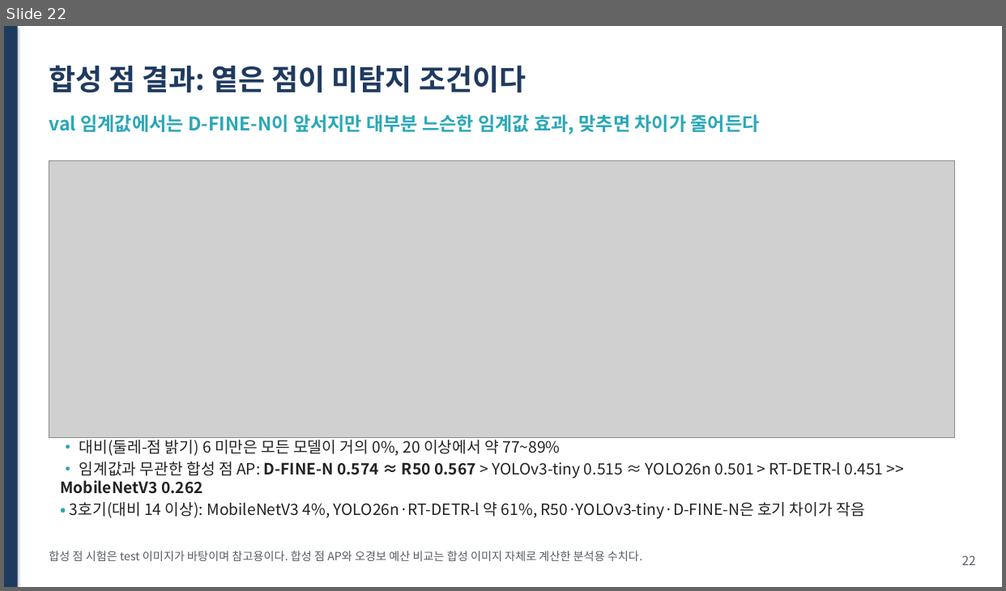
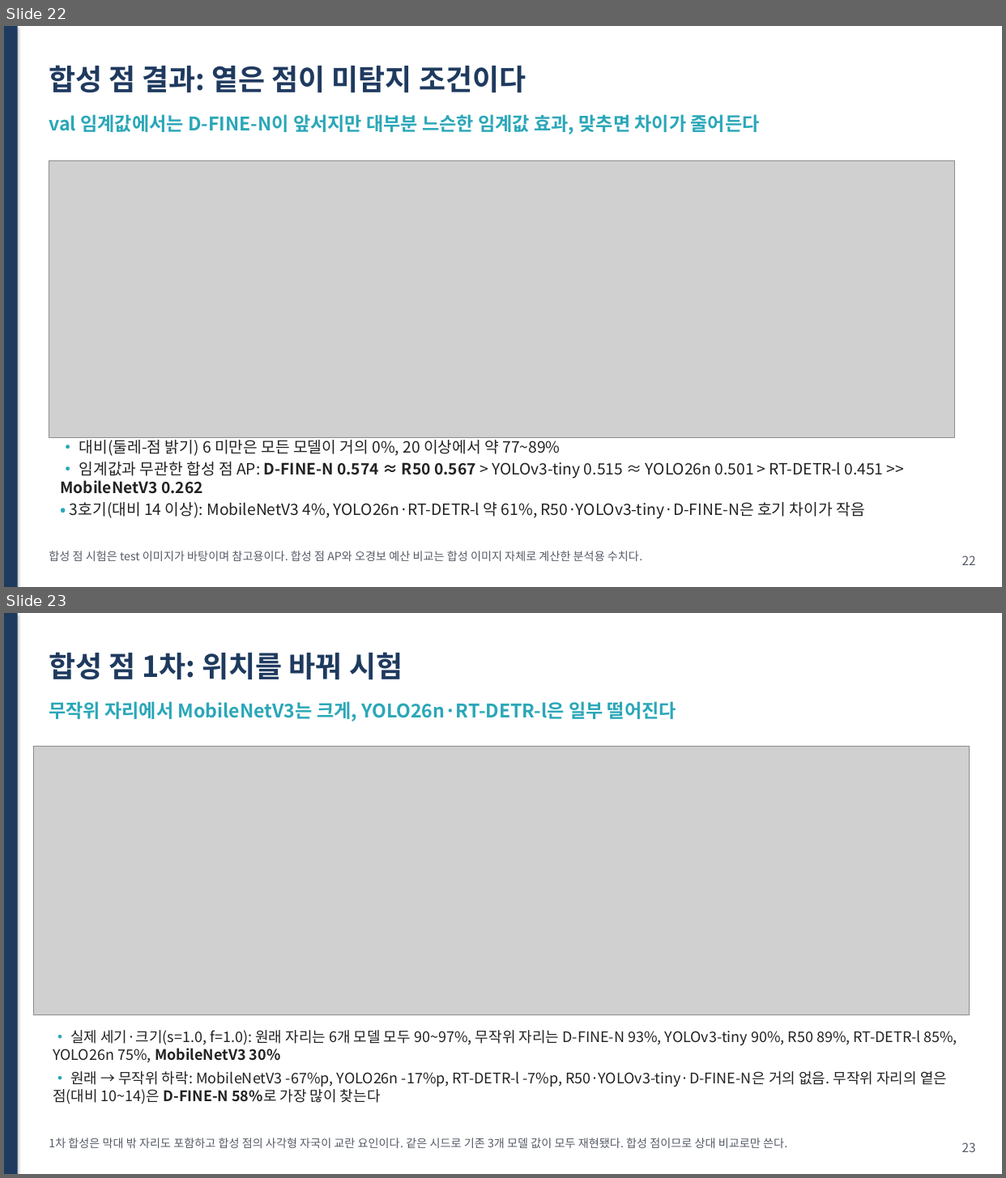
Before and after one commit to hmy7788/kamp_xray_detection, a slide deck: ppt/presentation.pptx. Shown one above the other, each under a label of ours: slide 22 before the commit, slides 22 and 23 after it. The pictures are 1006x591 and 1006x1178 pixels, drawn with LibreOffice and Linux fonts; fonts in the diff are those of the drawing; grey boxes stand for pictures. Boxes give left, top, right and bottom in pixels: in the first picture for what was removed or moved away, otherwise in the second. Text is boxed around its words. In the diff, an @@ line names an element or a change of style, - is before the commit and + after.

```diff
--- a/ppt/presentation.pptx
+++ b/ppt/presentation.pptx
@@ slide 23 added at (x1=4, y1=613, x2=1002, y2=1174), background #FFFFFF @@
@@ rectangle added at (x1=4, y1=613, x2=18, y2=1174), fill #1F3A5F @@
@@ text added at (x1=49, y1=652, x2=403, y2=680), 28 pt, text #1F3A5F, bold @@
+합성 점 1차: 위치를 바꿔 시험
@@ text added at (x1=49, y1=701, x2=676, y2=722), 18 pt, text #2AA7B8, bold @@
+무작위 자리에서 MobileNetV3는 크게, YOLO26n·RT-DETR-l은 일부 떨어진다
@@ picture added at (x1=34, y1=747, x2=970, y2=1016) @@
@@ text added at (x1=53, y1=1030, x2=957, y2=1105), 14 pt, text #222222 @@
+• 실제 세기·크기(s=1.0, f=1.0): 원래 자리는 6개 모델 모두 90~97%, 무작위 자리는 D-FINE-N 93%, YOLOv3-tiny 90%, R50 89%, RT-DETR-l 85%, YOLO26n 75%, MobileNetV3 30%
+• 원래 → 무작위 하락: MobileNetV3 -67%p, YOLO26n -17%p, RT-DETR-l -7%p, R50·YOLOv3-tiny·D-FINE-N은 거의 없음. 무작위 자리의 옅은 점(대비 10~14)은 D-FINE-N 58%로 가장 많이 찾는다
@@ text added at (x1=49, y1=1138, x2=787, y2=1148), 11 pt, text #555B66 @@
+1차 합성은 막대 밖 자리도 포함하고 합성 점의 사각형 자국이 교란 요인이다. 같은 시드로 기존 3개 모델 값이 모두 재현됐다. 합성 점이므로 상대 비교로만 쓴다.
@@ text added at (x1=962, y1=1143, x2=976, y2=1152), 12 pt, text #555B66 @@
+23
```
Also in this commit, not shown: 9 slides changed, 19 other files.
